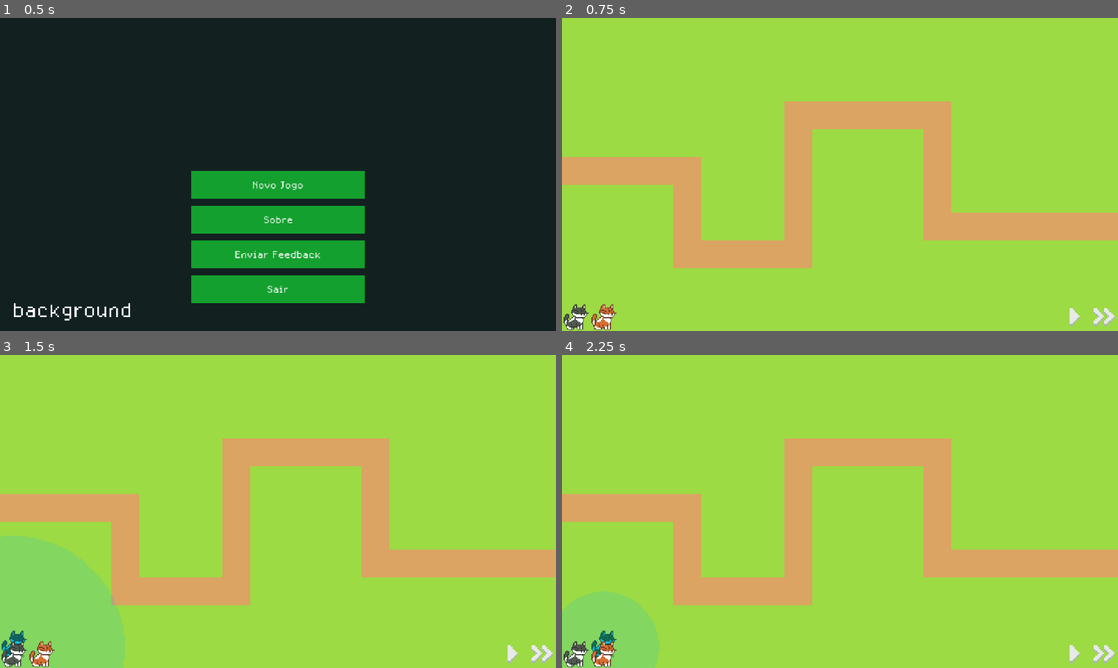
Above: before the commit, frames 1-4 (two rows, left to right).
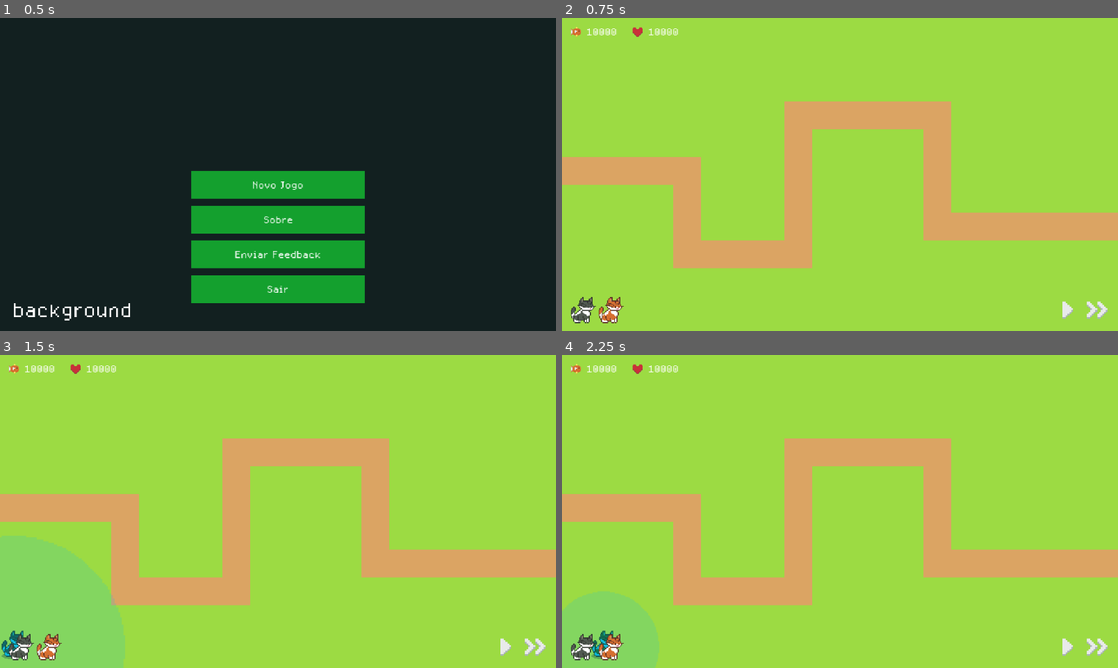
Above: after the commit, the same moments.

Repository: pdddddro/gatos-tower-defense
Game: Godot game, scene res://SceneHandler.tscn
Same seed, same stepped clock (60 frames per second), same inputs: the game is played once before the commit and once after it.
Inputs (mouse positions are in pixels of both pictures, inside the frame that each line leads up to; where the layout moved, square brackets give the same spot in the first picture):
- Up to frame 1 (0.5 s): no input
- Up to frame 2 (0.75 s): click "Novo Jogo" at 0.5 s
- Up to frame 3 (1.5 s): click (22, 646) [11, 655] at 1.25 s
- Up to frame 4 (2.25 s): click (612, 646) [606, 655] at 2 s

Frame 1 is identical in both runs. In frame 2, 1.3% of the frame differs, in the area x 0-100%, y 2-100%; in frame 3, 1.3%; in frame 4, 1.3%.

Commit message:
Update GameScene.tscn

Diff:
--- a/Scenes/MainScenes/GameScene.tscn
+++ b/Scenes/MainScenes/GameScene.tscn
@@ -9,6 +9,9 @@
 [ext_resource type="Texture2D" uid="uid://bjfvhsd0bqhge" path="res://Assets/Icons/Pause.png" id="7_tcjp3"]
 [ext_resource type="Texture2D" uid="uid://bm2q0l76lgbhc" path="res://Assets/Icons/SpeedUp.png" id="8_br1xs"]
 [ext_resource type="Texture2D" uid="uid://c3db0asf0yfe" path="res://Assets/Icons/NormalSpeed.png" id="9_tcjp3"]
+[ext_resource type="Texture2D" uid="uid://d0s1xis4xqbm6" path="res://Assets/Icons/Fish1.png" id="10_h0y4r"]
+[ext_resource type="FontFile" uid="uid://bxh8oh1s7ap4j" path="res://Assets/Fonts/medodicaregular.otf" id="11_j856t"]
+[ext_resource type="Texture2D" uid="uid://c2mp38rjif3i5" path="res://Assets/Icons/Heart.png" id="12_wb53i"]
 
 [node name="GameScene" type="Node2D"]
 script = ExtResource("1_hosin")
@@ -27,24 +30,32 @@
 grow_vertical = 2
 mouse_filter = 2
 
-[node name="BuildBar" type="HBoxContainer" parent="UI/HUD"]
+[node name="MarginContainer" type="MarginContainer" parent="UI/HUD"]
 layout_mode = 1
-anchors_preset = 2
-anchor_top = 1.0
+anchors_preset = 15
+anchor_right = 1.0
 anchor_bottom = 1.0
-offset_top = -32.0
-offset_right = 64.0
-grow_vertical = 0
+grow_horizontal = 2
+grow_vertical = 2
+theme_override_constants/margin_left = 8
+theme_override_constants/margin_top = 8
+theme_override_constants/margin_right = 8
+theme_override_constants/margin_bottom = 8
+
+[node name="BuildBar" type="HBoxContainer" parent="UI/HUD/MarginContainer"]
+layout_mode = 2
+size_flags_horizontal = 0
+size_flags_vertical = 8
 theme_override_constants/separation = 0
 
-[node name="Cat1" type="TextureButton" parent="UI/HUD/BuildBar" groups=["build_buttons"]]
+[node name="Cat1" type="TextureButton" parent="UI/HUD/MarginContainer/BuildBar" groups=["build_buttons"]]
 custom_minimum_size = Vector2(32, 32)
 layout_mode = 2
 size_flags_horizontal = 0
 size_flags_vertical = 0
 stretch_mode = 0
 
-[node name="Icon" type="TextureRect" parent="UI/HUD/BuildBar/Cat1"]
+[node name="Icon" type="TextureRect" parent="UI/HUD/MarginContainer/BuildBar/Cat1"]
 layout_mode = 1
 anchors_preset = 15
 anchor_right = 1.0
@@ -53,14 +64,14 @@
 grow_vertical = 2
 texture = ExtResource("2_68uyl")
 
-[node name="Cat2" type="TextureButton" parent="UI/HUD/BuildBar" groups=["build_buttons"]]
+[node name="Cat2" type="TextureButton" parent="UI/HUD/MarginContainer/BuildBar" groups=["build_buttons"]]
 custom_minimum_size = Vector2(32, 32)
 layout_mode = 2
 size_flags_horizontal = 0
 size_flags_vertical = 0
 stretch_mode = 0
 
-[node name="Icon" type="TextureRect" parent="UI/HUD/BuildBar/Cat2"]
+[node name="Icon" type="TextureRect" parent="UI/HUD/MarginContainer/BuildBar/Cat2"]
 layout_mode = 1
 anchors_preset = 15
 anchor_right = 1.0
@@ -69,19 +80,12 @@
 grow_vertical = 2
 texture = ExtResource("5_tnagp")
 
-[node name="GameControls" type="HBoxContainer" parent="UI/HUD"]
-layout_mode = 1
-anchors_preset = 3
-anchor_left = 1.0
-anchor_top = 1.0
-anchor_right = 1.0
-anchor_bottom = 1.0
-offset_left = -36.0
-offset_top = -16.0
-grow_horizontal = 0
-grow_vertical = 0
+[node name="GameControls" type="HBoxContainer" parent="UI/HUD/MarginContainer"]
+layout_mode = 2
+size_flags_horizontal = 8
+size_flags_vertical = 8
 
-[node name="PausePlay" type="TextureButton" parent="UI/HUD/GameControls"]
+[node name="PausePlay" type="TextureButton" parent="UI/HUD/MarginContainer/GameControls"]
 process_mode = 3
 custom_minimum_size = Vector2(32, 32)
 layout_mode = 2
@@ -91,7 +95,7 @@
 texture_pressed = ExtResource("7_tcjp3")
 stretch_mode = 0
 
-[node name="SpeedUp" type="TextureButton" parent="UI/HUD/GameControls"]
+[node name="SpeedUp" type="TextureButton" parent="UI/HUD/MarginContainer/GameControls"]
 custom_minimum_size = Vector2(32, 32)
 layout_mode = 2
 size_flags_horizontal = 0
@@ -100,5 +104,41 @@
 texture_pressed = ExtResource("9_tcjp3")
 stretch_mode = 0
 
-[connection signal="pressed" from="UI/HUD/GameControls/PausePlay" to="." method="_on_pause_play_pressed"]
-[connection signal="pressed" from="UI/HUD/GameControls/SpeedUp" to="." method="_on_speed_up_pressed"]
+[node name="Status" type="HBoxContainer" parent="UI/HUD/MarginContainer"]
+layout_mode = 2
+size_flags_horizontal = 0
+size_flags_vertical = 0
+theme_override_constants/separation = 16
+
+[node name="FishContainer" type="HBoxContainer" parent="UI/HUD/MarginContainer/Status"]
+layout_mode = 2
+size_flags_vertical = 0
+theme_override_constants/separation = 4
+
+[node name="FishIcon" type="TextureRect" parent="UI/HUD/MarginContainer/Status/FishContainer"]
+custom_minimum_size = Vector2(16, 16)
+layout_mode = 2
+texture = ExtResource("10_h0y4r")
+
+[node name="FishLabel" type="Label" parent="UI/HUD/MarginContainer/Status/FishContainer"]
+layout_mode = 2
+theme_override_fonts/font = ExtResource("11_j856t")
+text = "10000"
+
+[node name="HeartContainer" type="HBoxContainer" parent="UI/HUD/MarginContainer/Status"]
+layout_mode = 2
+size_flags_vertical = 0
+theme_override_constants/separation = 4
+
+[node name="HeartIcon" type="TextureRect" parent="UI/HUD/MarginContainer/Status/HeartContainer"]
+custom_minimum_size = Vector2(16, 16)
+layout_mode = 2
+texture = ExtResource("12_wb53i")
+
+[node name="HeartLabel" type="Label" parent="UI/HUD/MarginContainer/Status/HeartContainer"]
+layout_mode = 2
+theme_override_fonts/font = ExtResource("11_j856t")
+text = "10000"
+
+[connection signal="pressed" from="UI/HUD/MarginContainer/GameControls/PausePlay" to="." method="_on_pause_play_pressed"]
+[connection signal="pressed" from="UI/HUD/MarginContainer/GameControls/SpeedUp" to="." method="_on_speed_up_pressed"]
Not shown: 1 places in Scenes/MainScenes/GameScene.tscn that only renumber resources
